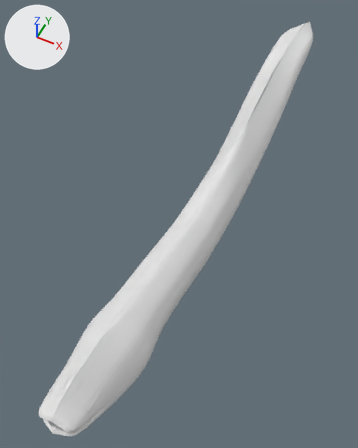
An edit to the Blender file Assets/RESOURCES/Models/Anguila.blend, drawn before and after from the same camera.
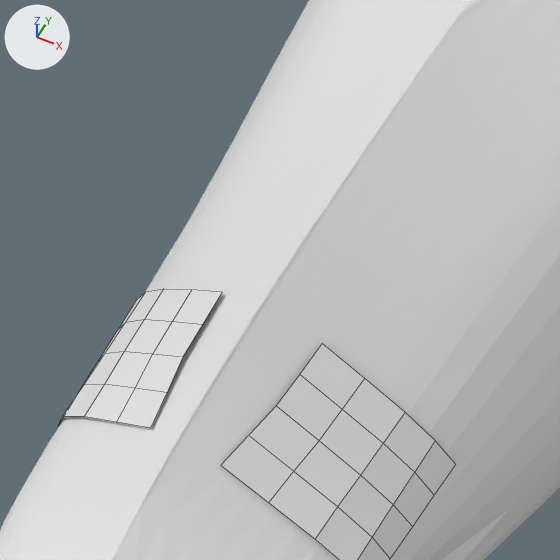
Each version is shown whole from a camera (50 mm lens) standing at (0.252, -0.703, 0.731) and looking at (-0.051, -0.098, -0.025), then close up on the part from 11% to 33% of the width and 75% to 92% of the height. Arrows for +X, +Y and +Z are at upper left; the lights stay in place. The close-ups show mesh edges as thin lines.
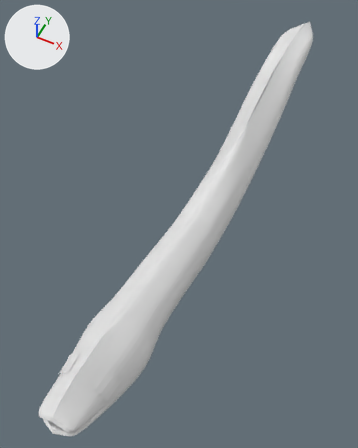
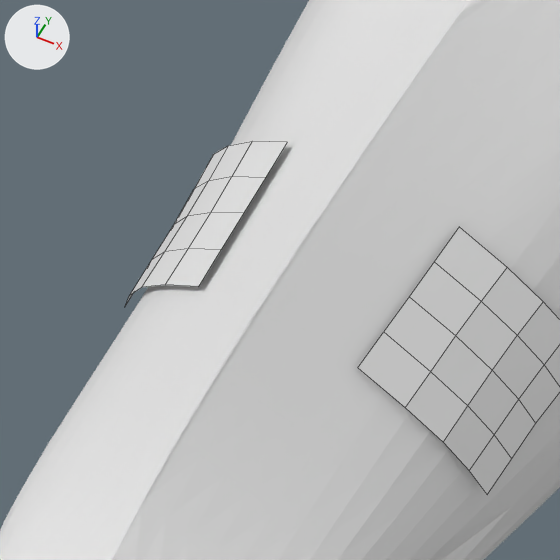
Edits to the scene script, one JSON object a line:
```json
{"block": "me_plane", "where": "# used by ob_plane; location = (-0.0031, -0.517, 0.0908); rotation_euler = (0.0, 1.571, 0.0), in degrees (0, 90, 0); scale = (0.0135, 0.0135, 0.0135)"}
{"op": "remove", "block": "me_plane", "code": "me_plane.from_pydata(...)  # 25 vertices, 16 faces; spans x -0.44..1.56, y -1.0..1.0, z -2.42..-0.32"}
{"op": "add", "block": "me_plane", "code": "me_plane.from_pydata(...)  # 50 vertices, 32 faces; spans x -1.0..1.0, y -1.0..1.0, z 0.79..6.37"}
{"block": "me_plane", "change": "me_plane part 1: the whole mesh is rebuilt"}
{"block": "me_plane", "change": "me_plane part 2"}
{"block": "me_plane", "change": "25 vertices are added at x -1.0..1.0, y -1.0..1.0, z 4.69..6.37"}
{"block": "me_plane", "change": "16 new faces join them"}
{"block": "me_plane", "change": "me_plane part 3"}
{"block": "me_plane", "change": "25 vertices are added at x -1.0..1.0, y -1.0..1.0, z 0.79..2.48"}
{"block": "me_plane", "change": "16 new faces join them"}
{"op": "set", "path": "ob_plane.location", "old": "(-0.0031, -0.517, 0.0908)", "new": "(-0.0565, -0.4872, 0.0761)"}
{"op": "remove", "block": "ob_plane", "code": "_m = ob_plane.modifiers.new('Mirror', 'MIRROR')"}
{"op": "remove", "block": "ob_plane", "code": "_m.mirror_object = ob_cube"}
{"op": "set", "path": "ob_plane.scale", "old": "(0.0135, 0.0135, 0.0135)", "new": "(0.0158, 0.0158, 0.0158)"}
```

Changed parts and their boxes [x1, y1, x2, y2] in the close-ups (560 x 560 px):
```json
{"object": "Plane", "change": "reshaped, moved, rescaled, modifiers changed", "before": [59, 289, 456, 560], "after": [125, 141, 560, 494]}
{"part": 1, "of": "me_plane", "change": "deleted", "before": [59, 289, 456, 560]}
{"part": 2, "of": "me_plane", "change": "added", "after": [358, 227, 560, 494]}
{"part": 3, "of": "me_plane", "change": "added", "after": [125, 141, 287, 306]}
```
